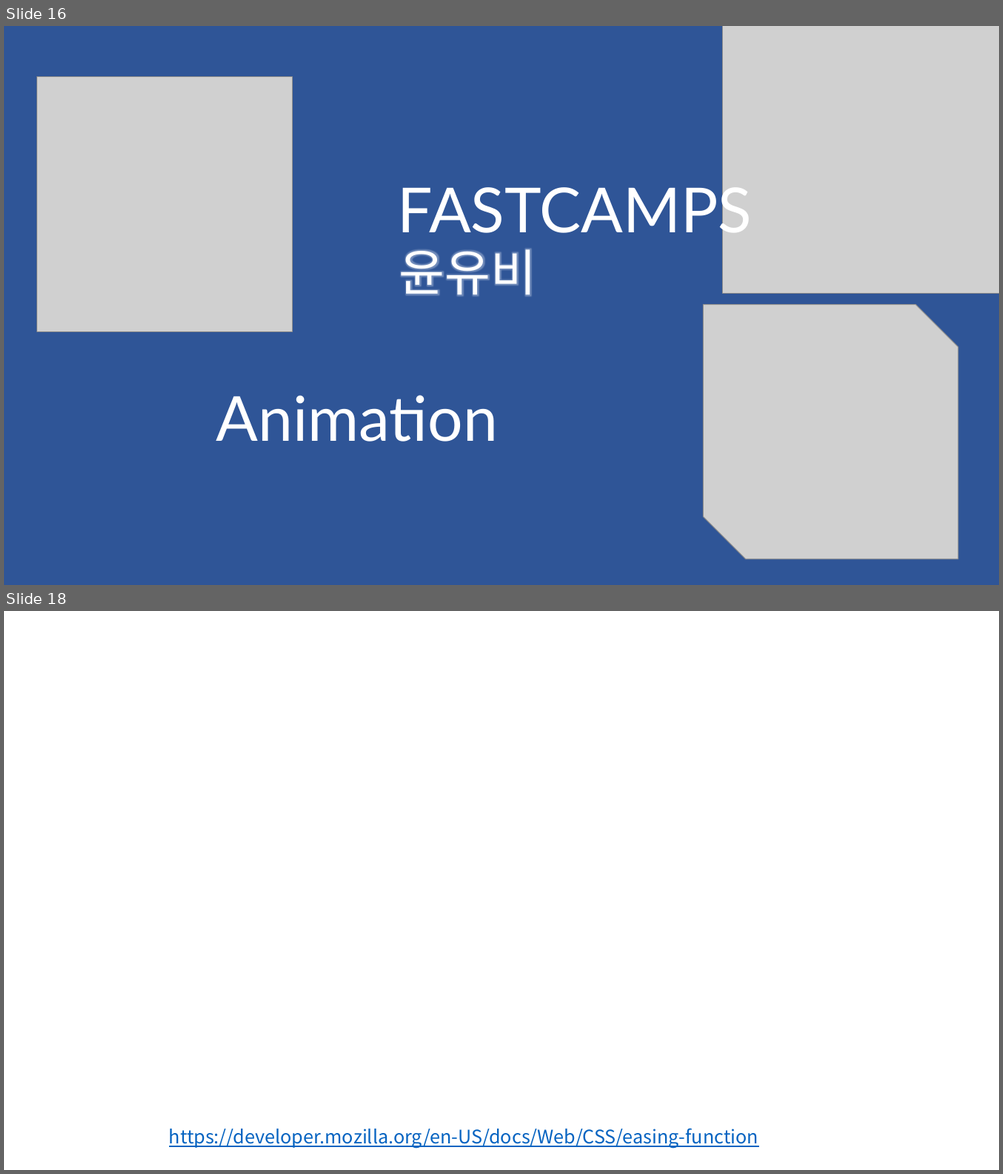
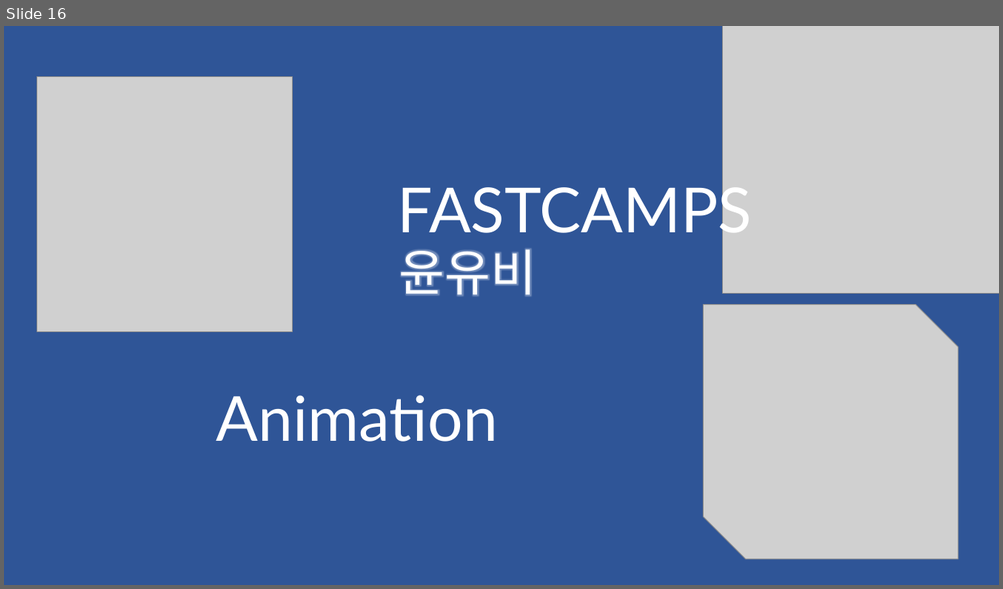
Before and after one commit to jjub0217/ediya3, a slide deck: 발표/팀 발표자료.pptx. Shown one above the other, each under a label of ours: slides 16 and 18 before the commit, slide 16 after it; the slides between them are not shown. The pictures are 1003x1174 and 1003x589 pixels, drawn with LibreOffice and Linux fonts; fonts in the diff are those of the drawing; grey boxes stand for pictures; background and template pictures are left out. Boxes give left, top, right and bottom in pixels: in the first picture for what was removed or moved away, otherwise in the second. Text is boxed around its words. In the diff, an @@ line names an element or a change of style, - is before the commit and + after.

```diff
--- a/발표/팀 발표자료.pptx
+++ b/발표/팀 발표자료.pptx
@@ slide 18 removed at (x1=4, y1=611, x2=999, y2=1170), background picture (left out) @@
@@ text removed at (x1=169, y1=1128, x2=758, y2=1148) @@
-https://developer.mozilla.org/en-US/docs/Web/CSS/easing-function
```
Also in this commit, not shown: 2 slides added, 1 other slide removed.
